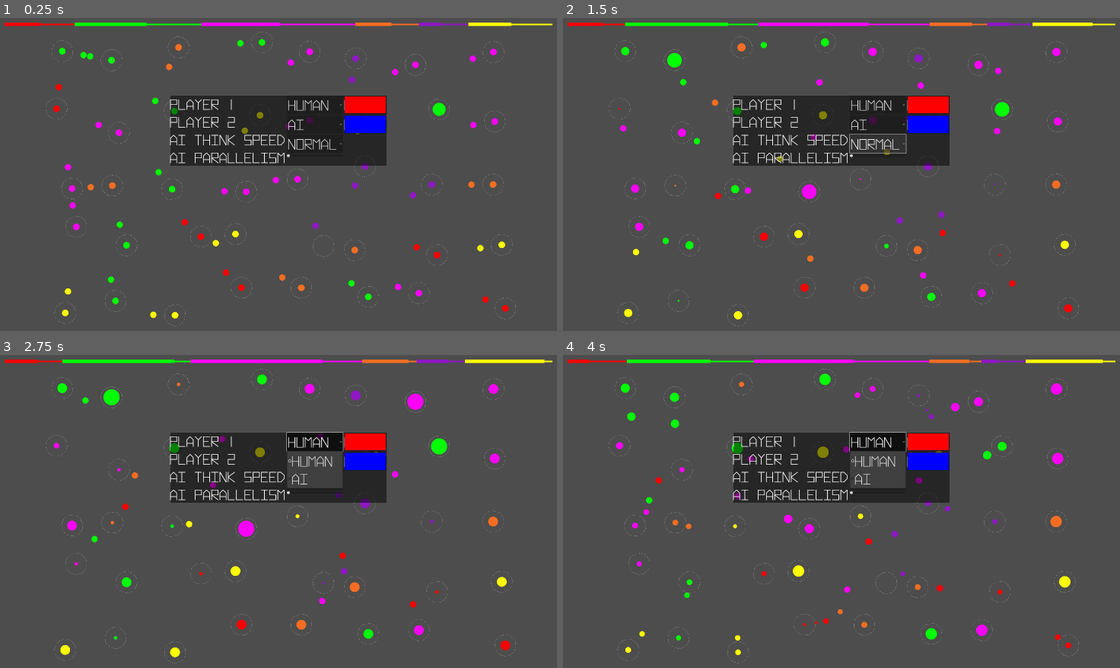
Above: before the commit, frames 1-4 (two rows, left to right).
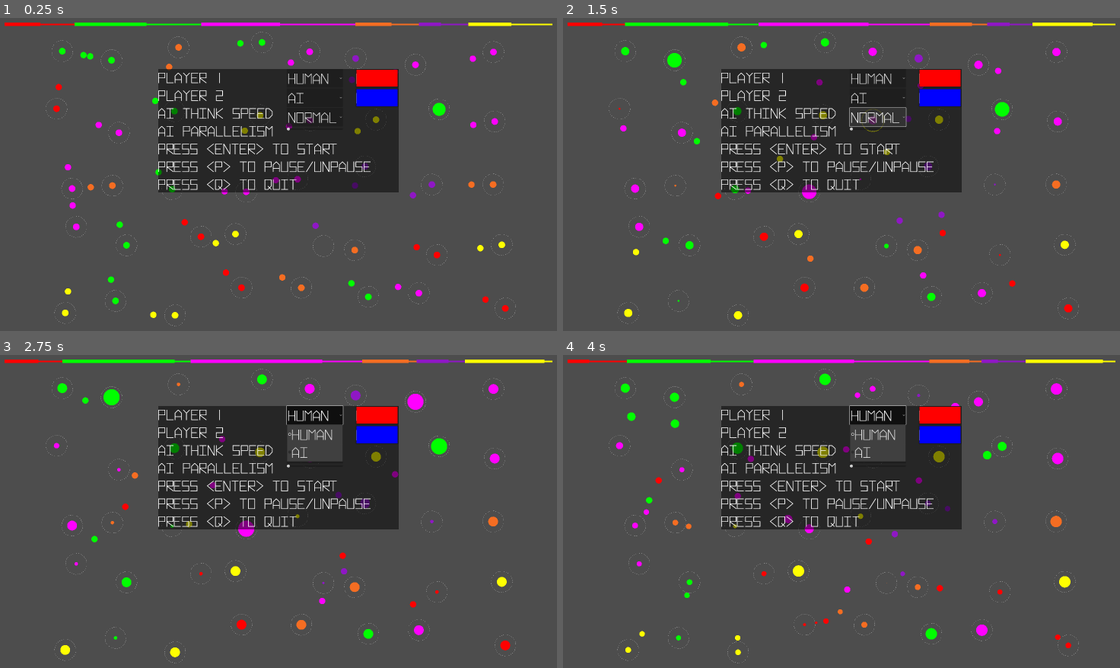
Above: after the commit, the same moments.

Repository: lukehankins/blobfight
Game: Godot game, scene res://space.tscn
The game is run twice, just before and just after one commit, with the same random seed, the same clock (stepped at 60 frames per second) and the same inputs.
Inputs:
- Up to frame 1 (0.25 s): no input
- Up to frame 2 (1.5 s): click "Normal" at 0.5 s; click "Normal" at 1.25 s
- Up to frame 3 (2.75 s): click "Human" at 2 s
- Up to frame 4 (4 s): click "AI" at 2.75 s; click "Human" at 3.5 s

The runs differ from the first frame. In frame 1, 11% of the frame differs, in the area x 28-72%, y 16-56%; in frame 2, 11%; in frame 3, 12%; in frame 4, 12%.

Commit message:
Update a few things, including the readme

Diff:
--- a/menu.gd
+++ b/menu.gd
@@ -22,11 +22,16 @@
 	# background.rect_size = display_size
 	add_child(background)
 
+	# Vertical box holding the menu
+	var vbox: VBoxContainer = VBoxContainer.new()
+	add_child(vbox)
+
 	# Horizontal box holding the menu
 	var hbox: HBoxContainer = HBoxContainer.new()
-	add_child(hbox)
+	vbox.add_child(hbox)
+	hbox.add_theme_constant_override("separation", 60)
 
-	# Vertical box holding the menu
+	# Vertical box holding the menu items
 	var vbox_left: VBoxContainer = VBoxContainer.new()
 	hbox.add_child(vbox_left)
 	var vbox_middle: VBoxContainer = VBoxContainer.new()
@@ -86,13 +91,34 @@
 	ai_parallelism_label.set_text("AI Parallelism")
 	vbox_left.add_child(ai_parallelism_label)
 
+	# TODO: Figure out how to center the slider
+	var ai_parallelism_label_vbox: VBoxContainer = VBoxContainer.new()
+	vbox_middle.add_child(ai_parallelism_label_vbox)
+
 	var ai_parallelism_options: HSlider = HSlider.new()
 	ai_parallelism_options.set_min(1)
 	ai_parallelism_options.set_max(8)
 	ai_parallelism_options.set_step(1)
 	ai_parallelism_options.set_value(1)
-	vbox_middle.add_child(ai_parallelism_options)
+	ai_parallelism_label_vbox.add_child(ai_parallelism_options)
 
+	if Global.game_mode == Global.GameMode.ATTRACT:
+		var instructions_start_label: Label = Label.new()
+		instructions_start_label.set_text("Press <enter> to start")
+		vbox.add_child(instructions_start_label)
+
+	if Global.game_mode == Global.GameMode.PAUSED:
+		var instructions_reset_label: Label = Label.new()
+		instructions_reset_label.set_text("Press <r> to reset")
+		vbox.add_child(instructions_reset_label)
+
+	var instructions_pause_label: Label = Label.new()
+	instructions_pause_label.set_text("Press <p> to pause/unpause")
+	vbox.add_child(instructions_pause_label)
+
+	var instructions_quit_label: Label = Label.new()
+	instructions_quit_label.set_text("Press <q> to quit")
+	vbox.add_child(instructions_quit_label)
 
 	# var f = load("res://fonts/PS_Hyperspace/Hyperspace.otf")
 	# add_theme_font_override("font", f)
@@ -108,8 +134,13 @@
 func _input(event):
 	if event is InputEventKey and event.is_action_pressed("ui_pause"):
 		Global.game_paused = !Global.game_paused
-	if event is InputEventKey and event.is_action_pressed("ui_accept"):
+	if event is InputEventKey and event.is_action_pressed("ui_quit"):
+		get_tree().quit()
+	if event is InputEventKey and event.is_action_pressed("ui_accept") and Global.game_mode != Global.GameMode.PLAYING:
 		Global.game_mode = Global.GameMode.PLAYING
+		get_parent().start()
+	if event is InputEventKey and event.is_action_pressed("ui_reset") and Global.game_mode == Global.GameMode.PLAYING:
+		Global.game_mode = Global.GameMode.ATTRACT
 		get_parent().start()
 
 
--- a/project.godot
+++ b/project.godot
@@ -40,3 +40,13 @@
 "events": [Object(InputEventKey,"resource_local_to_scene":false,"resource_name":"","device":0,"window_id":0,"alt_pressed":false,"shift_pressed":false,"ctrl_pressed":false,"meta_pressed":false,"pressed":false,"keycode":0,"physical_keycode":80,"key_label":0,"unicode":0,"echo":false,"script":null)
 ]
 }
+ui_quit={
+"deadzone": 0.5,
+"events": [Object(InputEventKey,"resource_local_to_scene":false,"resource_name":"","device":0,"window_id":0,"alt_pressed":false,"shift_pressed":false,"ctrl_pressed":false,"meta_pressed":false,"pressed":false,"keycode":0,"physical_keycode":81,"key_label":0,"unicode":0,"echo":false,"script":null)
+]
+}
+ui_reset={
+"deadzone": 0.5,
+"events": [Object(InputEventKey,"resource_local_to_scene":false,"resource_name":"","device":0,"window_id":0,"alt_pressed":false,"shift_pressed":false,"ctrl_pressed":false,"meta_pressed":false,"pressed":false,"keycode":0,"physical_keycode":82,"key_label":0,"unicode":0,"echo":false,"script":null)
+]
+}
--- a/space.gd
+++ b/space.gd
@@ -97,7 +97,7 @@
 			teams_alive.append(p.team)
 	if teams_alive.size() == 1:
 		print("GAME OVER: "+teams_alive[0]+" WINS")
-		Global.game_mode = Global.GameMode.GAME_OVER
+		Global.game_mode = Global.GameMode.ATTRACT
 		start()
 
 func _process(_delta: float) -> void:
Binary file added: blobfight_screenshot.png
Not shown, changed: README.md
